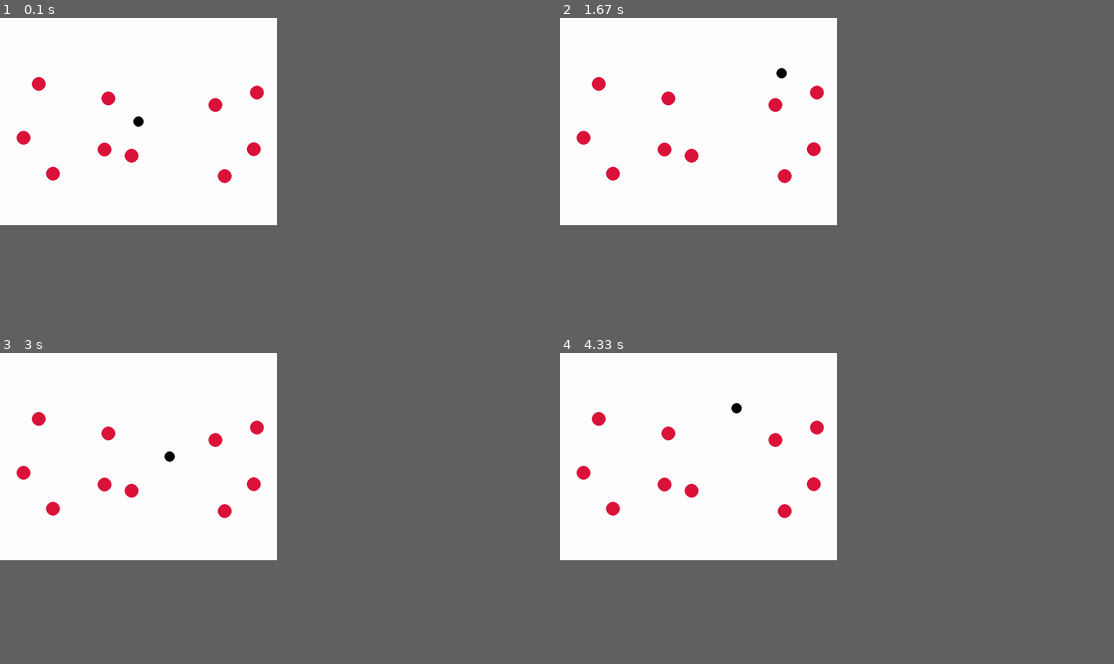
Above: before the commit, frames 1-4 (two rows, left to right).
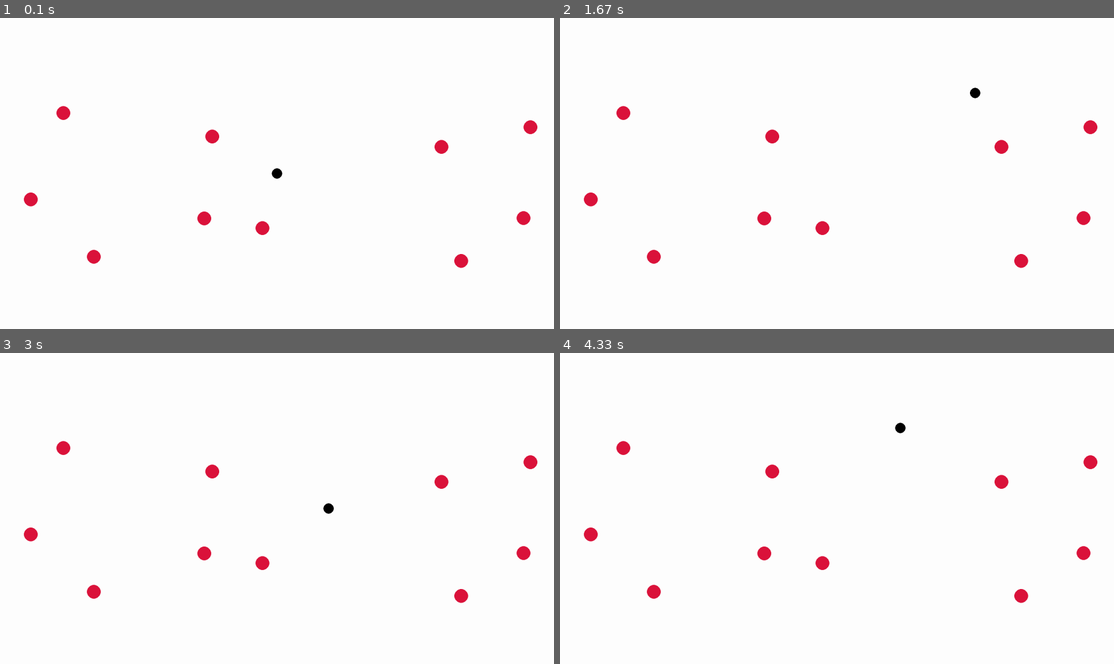
Above: after the commit, the same moments.

Repository: dionisiyKDO/PyGame-SpearLaunch
Game: pygame game, started from main.py
Two runs of this game, one before a commit and one after it. Both use one fixed random seed, a clock stepped at 60 frames per second and the inputs below.
Inputs (mouse positions are in pixels of both pictures, inside the frame that each line leads up to):
- Up to frame 1 (0.1 s): no input
- Up to frame 2 (1.67 s): hold D 0.33-0.8 s; move the mouse to (814, 185) at 0.37 s; hold W 0.83-1.3 s; move the mouse to (704, 176) at 0.87 s; hold D from 1.33 s (still down); move the mouse to (920, 64) at 1.37 s
- Up to frame 3 (3 s): release D at 1.8 s; hold A 1.83-2.37 s; move the mouse to (288, 402) at 1.87 s; hold S 2.4-2.87 s; move the mouse to (282, 539) at 2.43 s; hold A from 2.9 s (still down); move the mouse to (421, 558) at 2.93 s
- Up to frame 4 (4.33 s): release A at 3.37 s; hold W 3.4-3.87 s; move the mouse to (981, 480) at 3.43 s; hold D from 3.9 s (still down); move the mouse to (1036, 483) at 3.93 s
In our replay, the window is 450x337 before the commit and 900x506 after it. These sizes can differ from the game's own. Grey fills any space a smaller window leaves; there, only what the larger window draws over its background counts as a difference.

The runs differ from the first frame. In frame 1, 1.9% of the frame differs, in the area x 3-97%, y 18-81%; in frame 2, 1.9%; in frame 3, 1.9%; in frame 4, 1.9%, in the area x 3-97%, y 16-81%.

Commit message:
added endless dummies generation

Diff:
--- a/main.py
+++ b/main.py
@@ -132,15 +132,16 @@
             spear.throw()
             zoom_level = 1.0
 
+    delta_time = clock.get_time() / 10.0
     keys = pygame.key.get_pressed()
     if keys[pygame.K_a]:
-        character.move(-CHARACTER_SPEED, 0)
+        character.move(-CHARACTER_SPEED * delta_time, 0)
     if keys[pygame.K_d]:
-        character.move(CHARACTER_SPEED, 0)
+        character.move(CHARACTER_SPEED * delta_time, 0)
     if keys[pygame.K_w]:
-        character.move(0, -CHARACTER_SPEED)
+        character.move(0, -CHARACTER_SPEED * delta_time)
     if keys[pygame.K_s]:
-        character.move(0, CHARACTER_SPEED)
+        character.move(0, CHARACTER_SPEED * delta_time)
 
     return spear, True
 
@@ -159,6 +160,9 @@
         screen.fill(WHITE)
         character.draw(screen)
 
+
+        if all(dummy.hit == True for dummy in dummies):
+            dummies = [Dummy(random.randint(50, SCREEN_WIDTH - 50), random.randint(50, SCREEN_HEIGHT - 50)) for _ in range(NUM_DUMMIES)]
         for dummy in dummies:
             dummy.draw(screen)
             if spear and spear.thrown:
--- a/settings.py
+++ b/settings.py
@@ -5,9 +5,9 @@
 CRIMSON = (220, 20, 60)
 BLUE = (0, 0, 255)
 
-SCREEN_WIDTH = 800
-SCREEN_HEIGHT = 600
-FPS = 60
+SCREEN_WIDTH = 1600
+SCREEN_HEIGHT = 900
+FPS = 144
 
 # Main character properties
 CHARACTER_POS = [100, SCREEN_HEIGHT - 100]  # Changed to list for mutable position
